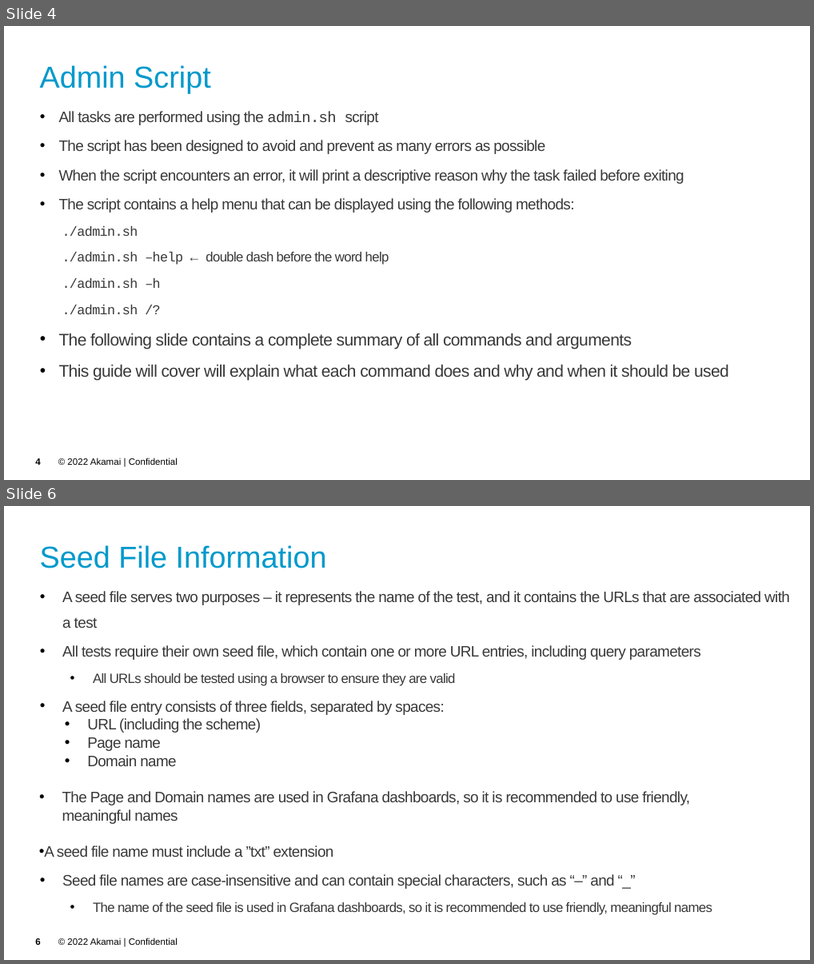
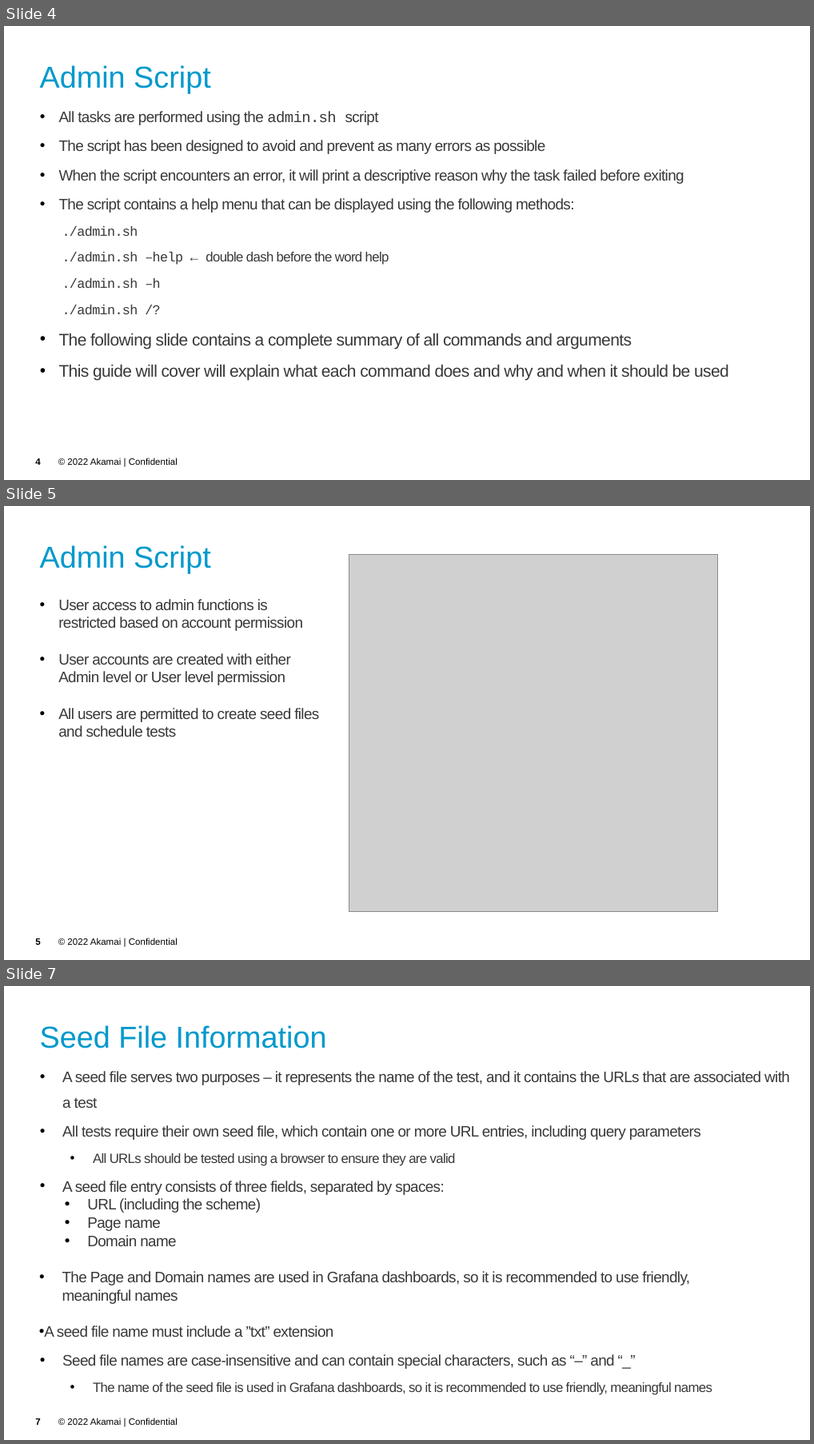
Before and after one commit to akamai-consulting/sitespeed, a slide deck: Info/Guide.pptx. Shown one above the other, each under a label of ours: slides 4 and 6 before the commit, slides 4, 5 and 7 after it; the slides between them are not shown. The pictures are 814x964 and 814x1444 pixels, drawn with LibreOffice and Linux fonts; fonts in the diff are those of the drawing; grey boxes stand for pictures; background and template pictures are left out. Boxes give left, top, right and bottom in pixels: in the first picture for what was removed or moved away, otherwise in the second. Text is boxed around its words. In the diff, an @@ line names an element or a change of style, - is before the commit and + after.

```diff
--- a/Info/Guide.pptx
+++ b/Info/Guide.pptx
@@ slide 5 added at bbox=[4, 506, 810, 960], background picture (left out); not listed: 2 template elements that a slide beside it also shows @@
@@ title added at bbox=[40, 545, 211, 573], 36 pt, text #0099CC @@
+Admin Script
@@ picture added at bbox=[349, 554, 718, 912] @@
@@ text added at bbox=[58, 599, 319, 736], 18 pt, text #383838 @@
+• User access to admin functions is restricted based on account permission
+• User accounts are created with either Admin level or User level permission
+• All users are permitted to create seed files and schedule tests
@@ what was slide 6 is now slide 7 @@
@@ page number at bbox=[35, 1418, 40, 1424]: text changed @@
-6
+7
```
Also in this commit, not shown: 4 other slides added, 1 slide removed, 3 other files.
